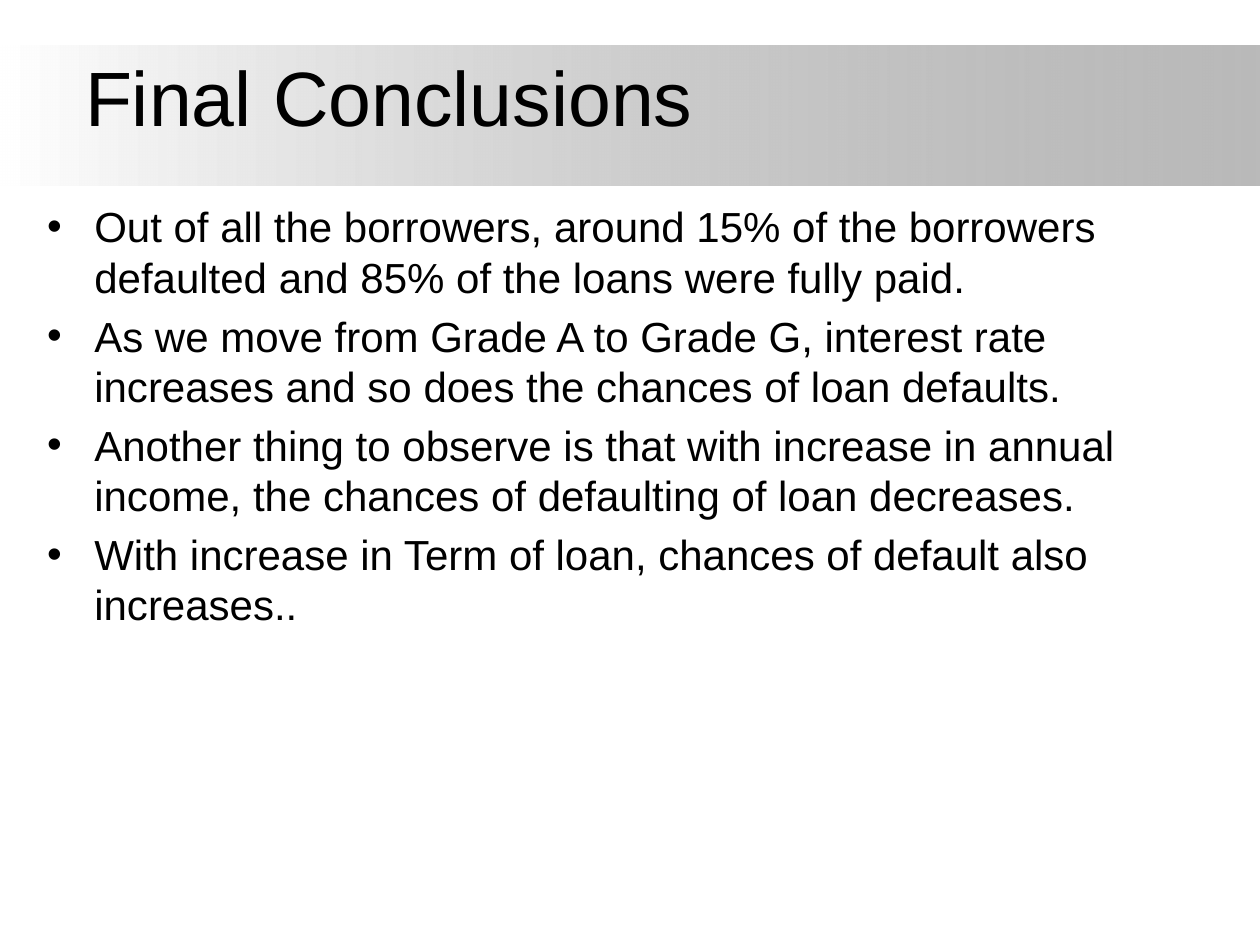
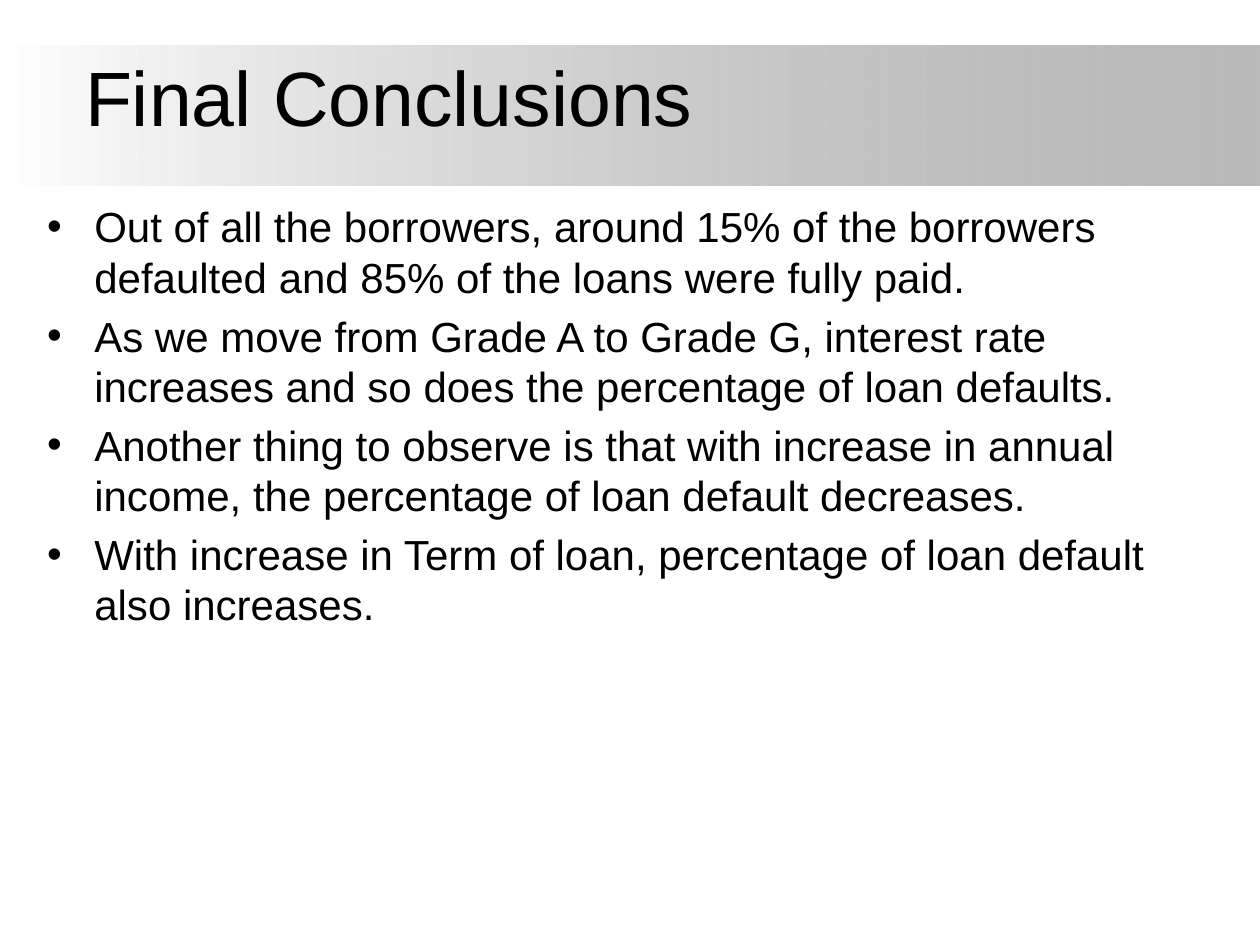
Before and after one commit to VipinJaguri/LendingClubCaseStudy, a slide deck: slide 20 of Lending_club_case_study.pptx. Drawn at 1260x945 pixels with LibreOffice and Linux fonts; fonts in the diff are those of the drawing; background and template pictures are left out. Boxes give left, top, right and bottom in pixels: in the first picture for what was removed or moved away, otherwise in the second. Text is boxed around its words. In the diff, an @@ line names an element or a change of style, - is before the commit and + after.

```diff
--- a/Lending_club_case_study.pptx
+++ b/Lending_club_case_study.pptx
@@ text at [94, 321, 1144, 621]: text changed @@
-• As we move from Grade A to Grade G, interest rate increases and so does the chances of loan defaults.
-• Another thing to observe is that with increase in annual income, the chances of defaulting of loan decreases.
-• With increase in Term of loan, chances of default also increases..
+• As we move from Grade A to Grade G, interest rate increases and so does the percentage of loan defaults.
+• Another thing to observe is that with increase in annual income, the percentage of loan default decreases.
+• With increase in Term of loan, percentage of loan default also increases.
```
Also in this commit, not shown: 5 other slides changed.
